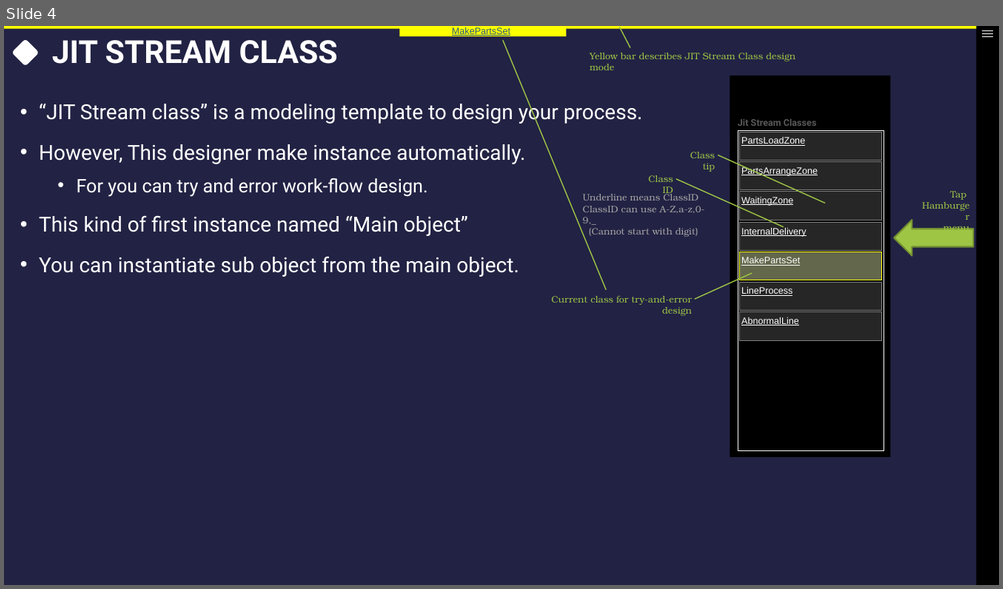
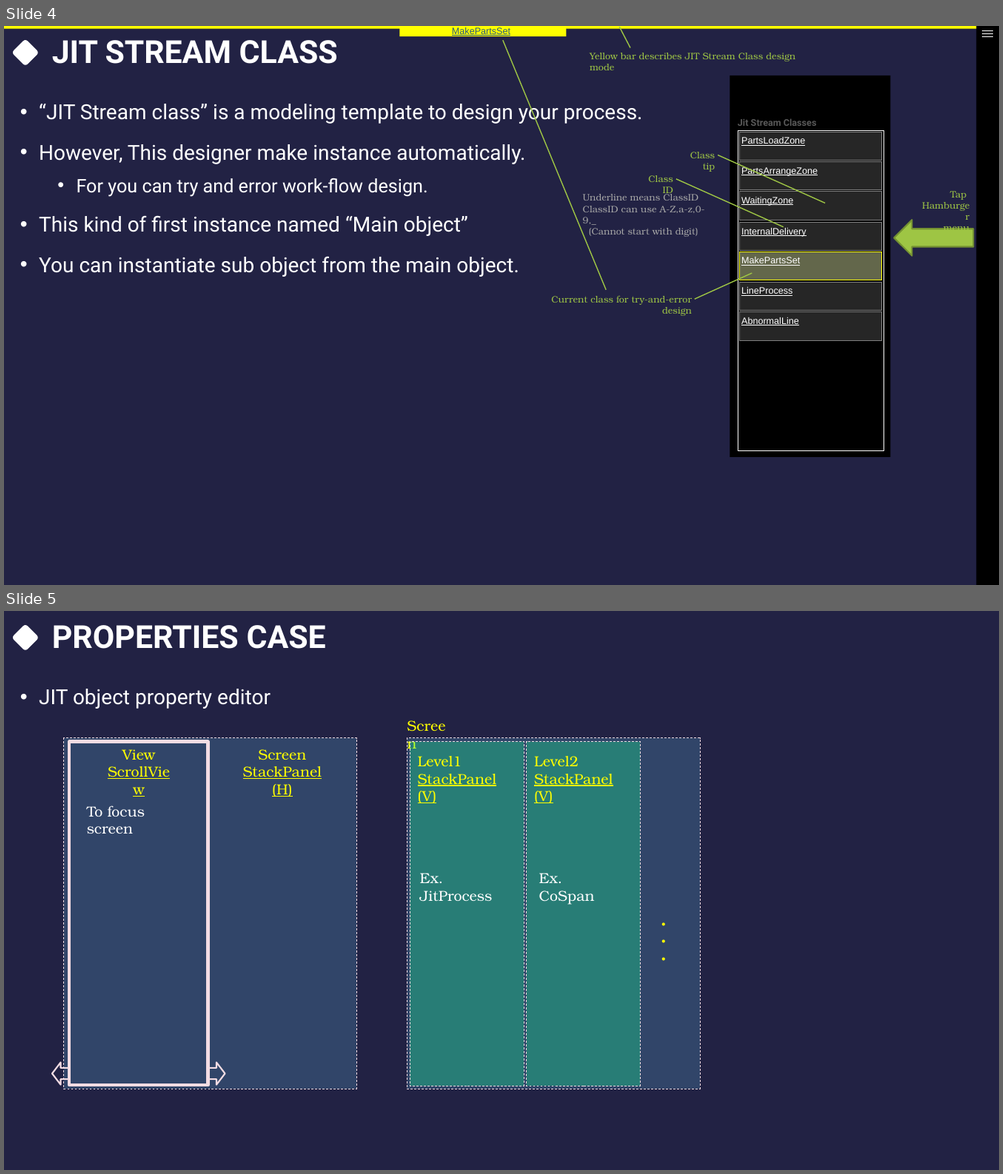
Before and after one commit to mtonosaki/JitStreamDesigner, a slide deck: JitStreamDesigner/@Doc/JitStreamDesigner.pptx. Shown one above the other, each under a label of ours: slide 4 before the commit, slides 4 and 5 after it. The pictures are 1003x589 and 1003x1174 pixels, drawn with LibreOffice and Linux fonts; fonts in the diff are those of the drawing. Boxes give left, top, right and bottom in pixels: in the first picture for what was removed or moved away, otherwise in the second. Text is boxed around its words. In the diff, an @@ line names an element or a change of style, - is before the commit and + after.

Commit message:
Property : Out-Constraint design

```diff
--- a/JitStreamDesigner/@Doc/JitStreamDesigner.pptx
+++ b/JitStreamDesigner/@Doc/JitStreamDesigner.pptx
@@ slide 5 added at [4, 611, 999, 1170], background #222244; not listed: 1 template element that a slide beside it also shows @@
@@ title added at [52, 625, 326, 649], 30.6 pt, text #FFFFFF, bold @@
+PROPERTIES CASE
@@ text added at [39, 689, 270, 709], 20 pt, text #FFFFFF @@
+• JIT object property editor
@@ rectangle added at [64, 738, 357, 1088], fill #5597BF at 30% opacity, outline #F3DCE3 0.5 pt dashed @@
@@ rectangle added at [70, 741, 208, 1085], outline #F3DCE3 3 pt @@
@@ rectangle added at [407, 738, 700, 1088], fill #5597BF at 30% opacity, outline #F3DCE3 0.5 pt dashed @@
@@ rectangle added at [410, 741, 524, 1086], fill #15FF95 at 30% opacity, outline #F3DCE3 0.5 pt dashed @@
@@ rectangle added at [526, 741, 640, 1086], fill #15FF95 at 30% opacity, outline #F3DCE3 0.5 pt dashed @@
@@ text added at [87, 749, 306, 817], 14 pt, text #FFFFFF @@
+To focus screen
@@ text added at [122, 749, 156, 760], 14 pt, text #FFFF00, underline @@
+View
+ScrollView
@@ text added at [418, 756, 497, 803], 14 pt, text #FFFF00, underline @@
+Level1
+StackPanel (V)
@@ text added at [534, 756, 613, 803], 14 pt, text #FFFF00, underline @@
+Level2
+StackPanel (V)
@@ text added at [243, 766, 322, 797], 14 pt, text #FFFF00, underline @@
+Screen
+StackPanel (H)
@@ text added at [87, 826, 133, 834], 14 pt, text #FFFF00 @@
+Screen
@@ text added at [420, 873, 492, 902], 14 pt, text #FFFFFF @@
+Ex. JitProcess
@@ text added at [539, 873, 595, 905], 14 pt, text #FFFFFF @@
+Ex. CoSpan
@@ text added at [656, 923, 671, 961], 14 pt, text #FFFF00 @@
+・・・
@@ right arrow added at [53, 1063, 70, 1085], outline #F3DCE3 1.5 pt @@
@@ right arrow added at [208, 1063, 225, 1085], outline #F3DCE3 1.5 pt @@
```
Also in this commit, not shown: 12 other files.
